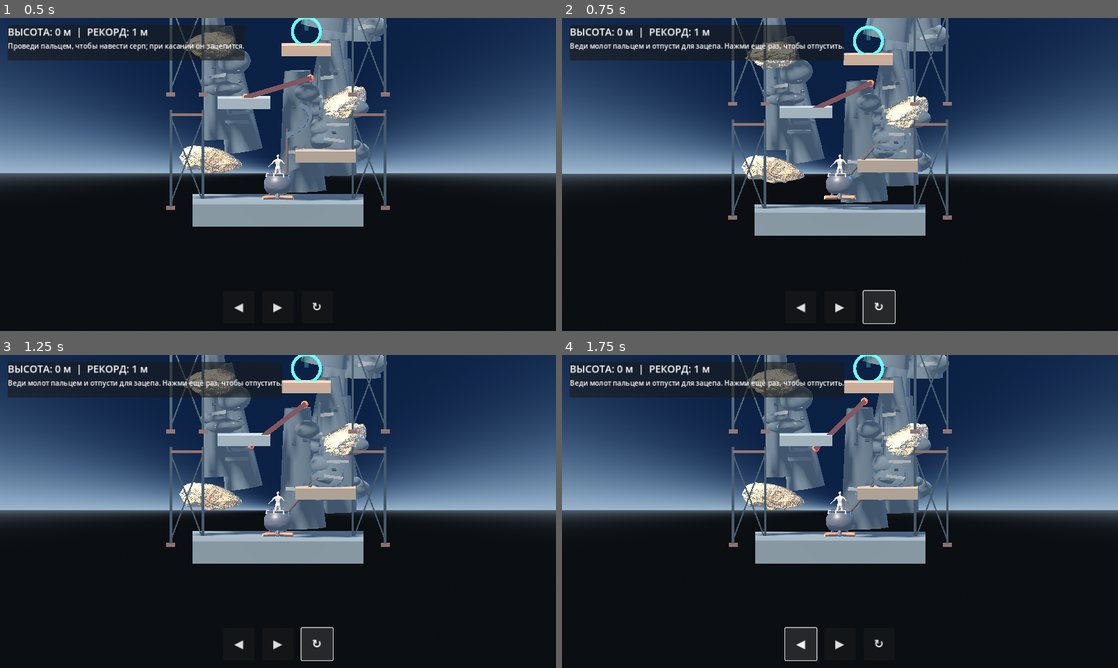
Above: before the commit, frames 1-4 (two rows, left to right).
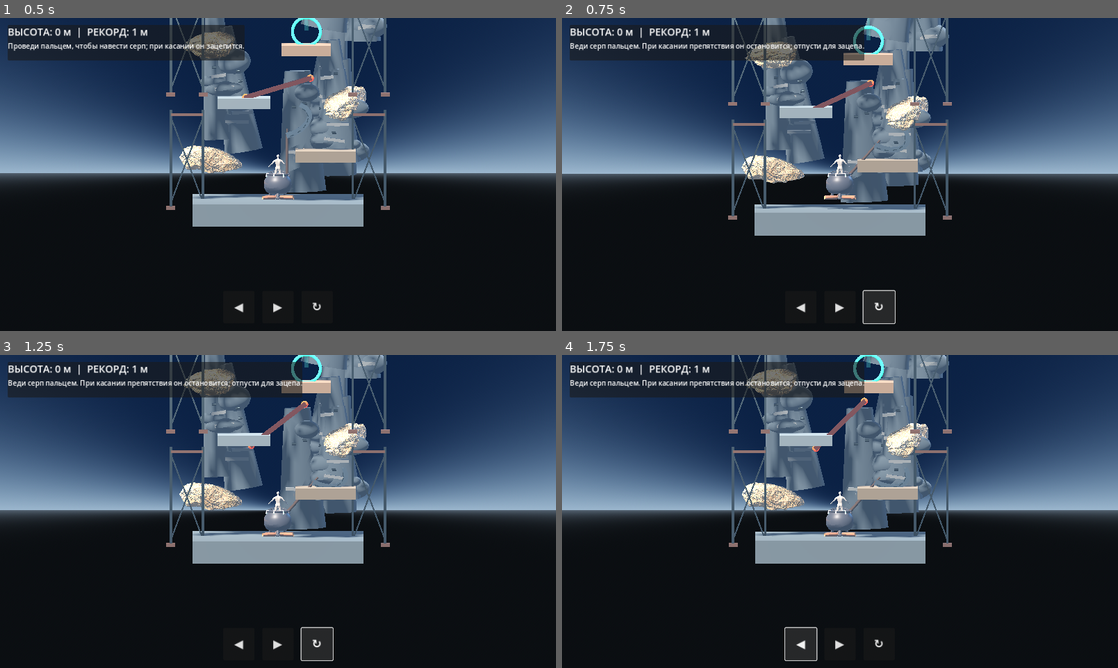
Above: after the commit, the same moments.

Repository: uchihabaha05-del/CLIMB-MASTER
Game: Godot game, scene res://scenes/main.tscn
The game is run twice, just before and just after one commit, with the same random seed, the same clock (stepped at 60 frames per second) and the same inputs.
Inputs:
- Up to frame 1 (0.5 s): no input
- Up to frame 2 (0.75 s): click "↻" at 0.5 s
- Up to frame 3 (1.25 s): no input
- Up to frame 4 (1.75 s): click "◀" at 1.25 s

Frame 1 is identical in both runs. In frame 2, 0.9% of the frame differs, in the area x 5-55%, y 2-14%; in frame 3, 0.9%; in frame 4, 0.9%.

Commit message:
Update climbing instructions for scythe tool

Diff:
--- a/scripts/main.gd
+++ b/scripts/main.gd
@@ -376,7 +376,7 @@
     vbox.add_child(height_label)
 
     status_label = Label.new()
-    status_label.text = "Веди молот пальцем и отпусти для зацепа. Нажми ещё раз, чтобы отпустить."
+    status_label.text = "Веди серп пальцем. При касании препятствия он остановится; отпусти для зацепа."
     vbox.add_child(status_label)
 
     var controls := HBoxContainer.new()
@@ -452,4 +452,4 @@
     player.reset_hammer()
     game_over = false
     restart_button.visible = false
-    status_label.text = "Веди молот пальцем и отпусти для зацепа. Нажми ещё раз, чтобы отпустить."
+    status_label.text = "Веди серп пальцем. При касании препятствия он остановится; отпусти для зацепа."
